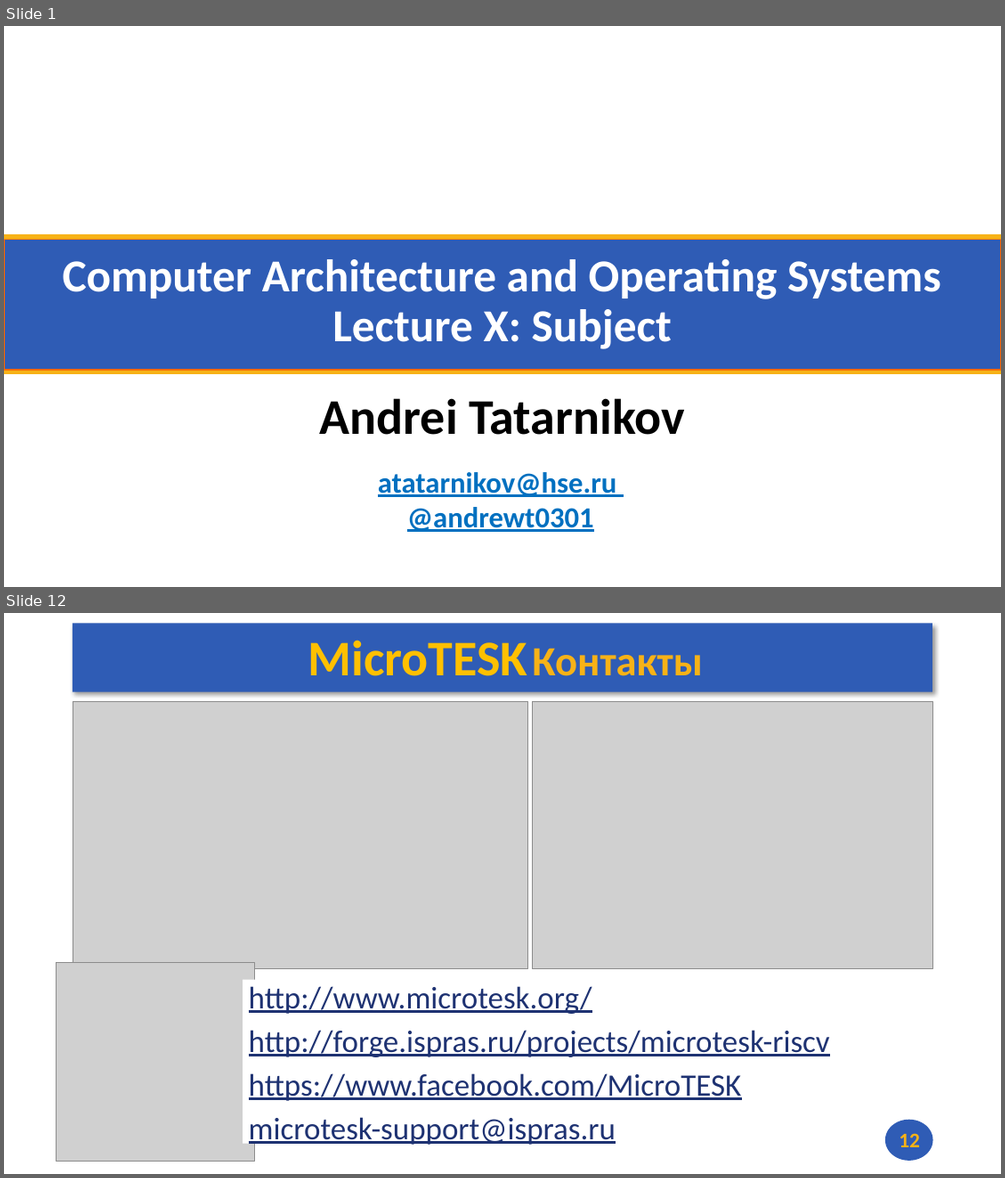
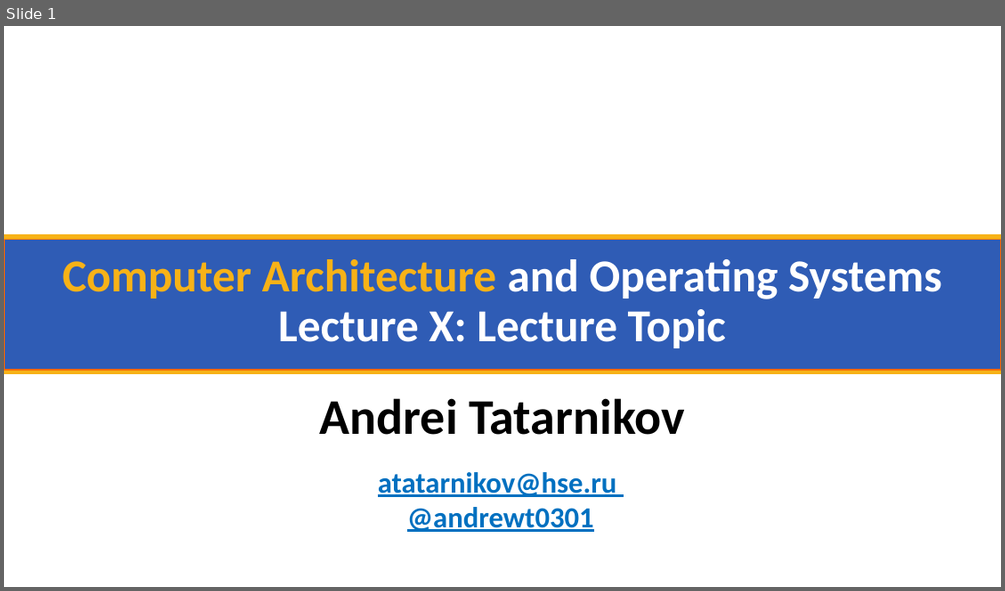
Before and after one commit to andrewt0301/hse-acos-course, a slide deck: docs/slides-template.pptx. Shown one above the other, each under a label of ours: slides 1 and 12 before the commit, slide 1 after it; the slides between them are not shown. The pictures are 1005x1178 and 1005x591 pixels, drawn with LibreOffice and Linux fonts; fonts in the diff are those of the drawing; grey boxes stand for pictures; background and template pictures are left out. Boxes give left, top, right and bottom in pixels: in the first picture for what was removed or moved away, otherwise in the second. Text is boxed around its words. In the diff, an @@ line names an element or a change of style, - is before the commit and + after.

```diff
--- a/docs/slides-template.pptx
+++ b/docs/slides-template.pptx
@@ slide 12 removed at [4,613,1001,1174], background #FFFFFF @@
@@ rectangle removed at [73,624,933,692] @@
@@ title removed at [307,640,703,676] @@
-MicroTESK Контакты
@@ picture removed at [73,702,528,969] @@
@@ picture removed at [533,702,933,969] @@
@@ picture removed at [57,963,254,1161] @@
@@ text removed at [249,986,830,1147] @@
-http://www.microtesk.org/
-http://forge.ispras.ru/projects/microtesk-riscv
-https://www.facebook.com/MicroTESK
-microtesk-support@ispras.ru
@@ ellipse removed at [885,1119,933,1160] @@
@@ page number removed at [898,1133,920,1147] @@
-12
@@ slide 1 changed as well @@
@@ title at [63,259,942,348]: text changed @@
-Computer Architecture and Operating Systems
-Lecture X: Subject
+Computer Architecture and Operating Systems
+Lecture X: Lecture Topic
```
Also in this commit, not shown: 1 other slide changed, 1 slide added, 10 other slides removed, 1 other file.
